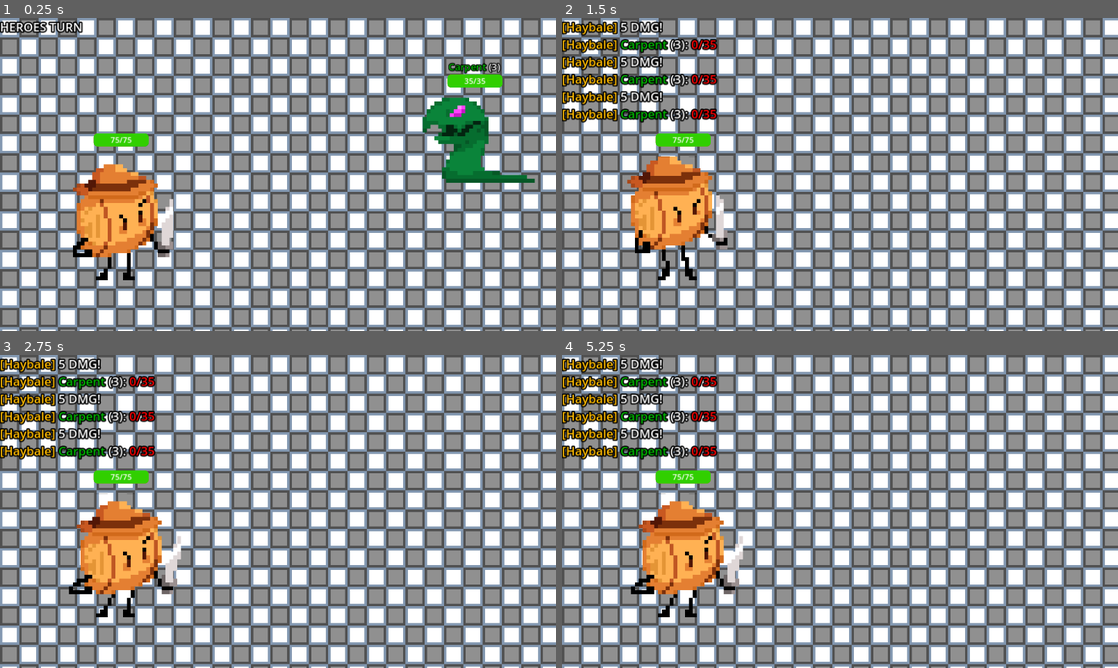
Above: before the commit, frames 1-4 (two rows, left to right).
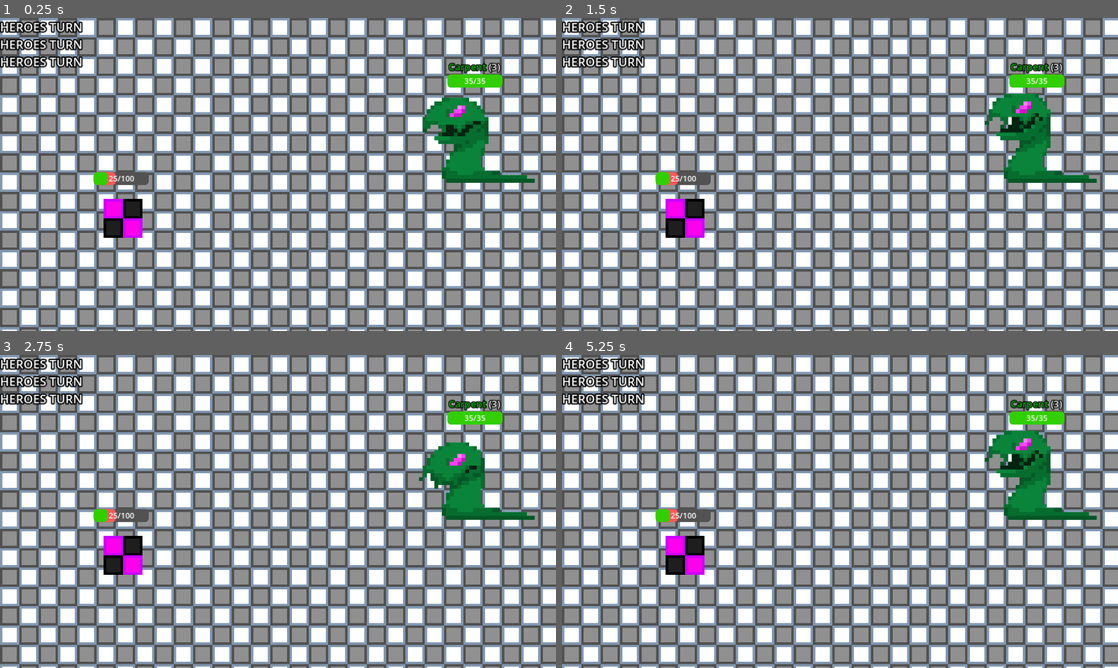
Above: after the commit, the same moments.

Repository: Neoloxal/CAMPQUESTGameYay
Game: Godot game, scene res://Scenes/main.tscn
Two runs of this game, one before a commit and one after it. Both use one fixed random seed, a clock stepped at 60 frames per second and the inputs below.
Inputs:
- Up to frame 1 (0.25 s): no input
- Up to frame 2 (1.5 s): tap Space (Use) at 0.6, 1.35 s
- Up to frame 3 (2.75 s): tap Space (Use) at 2.1 s
- Up to frame 4 (5.25 s): tap Enter at 2.75 s; tap Space (Use) every 0.75 s from 2.85 to 5.1 s

The runs differ from the first frame. In frame 1, 5.5% of the frame differs, in the area x 0-32%, y 6-84%; in frame 2, 12%; in frame 3, 12%; in frame 4, 12%, in the area x 0-97%, y 1-84%.
Error after the commit: Parse Error: Too many arguments for "new()" call. Expected at most 0 but received 1. (res://Scripts/character.gd:97)

Commit message:
forgor this

Diff:
--- /dev/null
+++ b/JSON/haybale.tres
@@ -0,0 +1,17 @@
+[gd_resource type="JSON" format=3 uid="uid://54sb1md8x7qg"]
+
+[resource]
+data = {
+"general": {
+"color": "#FFBB00",
+"name": "Haybale"
+},
+"health": {
+"maxhp": 75.0,
+"yoffset": -80.0
+},
+"stats": {
+"sharpess": 2.0,
+"strength": 4.0
+}
+}
--- a/Scenes/main.tscn
+++ b/Scenes/main.tscn
@@ -1,9 +1,10 @@
-[gd_scene load_steps=7 format=3 uid="uid://bfpagde5spc53"]
+[gd_scene load_steps=8 format=3 uid="uid://bfpagde5spc53"]
 
 [ext_resource type="PackedScene" uid="uid://cx40f8ch8fxc6" path="res://Scenes/character.tscn" id="1_gmnu1"]
 [ext_resource type="Script" path="res://Scripts/turnmanager.gd" id="1_xrpo4"]
 [ext_resource type="PackedScene" uid="uid://d13f2kth0avn7" path="res://Scenes/enemy.tscn" id="2_4np33"]
 [ext_resource type="Script" path="res://Scripts/character.gd" id="2_k3jyj"]
+[ext_resource type="JSON" uid="uid://54sb1md8x7qg" path="res://JSON/haybale.tres" id="4_fwdfi"]
 [ext_resource type="Texture2D" uid="uid://dctkbm0ajr5qe" path="res://texture/BG.png" id="4_v8ji5"]
 [ext_resource type="Script" path="res://Scripts/Chat.gd" id="5_ak64a"]
 
@@ -14,8 +15,7 @@
 [node name="Character" parent="." node_paths=PackedStringArray("Chat") groups=["Hero"] instance=ExtResource("1_gmnu1")]
 position = Vector2(255, 415)
 script = ExtResource("2_k3jyj")
-Name = "Haybale"
-SelfColor = "#FFBB00"
+ResourceJSON = ExtResource("4_fwdfi")
 Chat = NodePath("../Chat Layer/Chat")
 Yoffset = -80
 MaxHP = 75
--- a/Scripts/character.gd
+++ b/Scripts/character.gd
@@ -1,8 +1,9 @@
 extends Node2D
 
 @export_category("General")
-@export var Name = ""
-@export var SelfColor:String
+@export var ResourceJSON:JSON
+@onready var Name:String
+@onready var SelfColor:String
 @export var Chat: RichTextLabel
 @export_category("Health")
 @export var Yoffset = 0
@@ -61,6 +62,11 @@
 			return
 
 func _ready():
+	var ResourceJSONData = ResourceJSON.get_data()
+	Name = ResourceJSONData["general"]["name"]
+	SelfColor = ResourceJSONData["general"]["color"]
+	Chat.say(Name)
+
 	%Animator.play("{Name}Idle".format({"Name":Name}))
 
 	%Health.position.y += Yoffset
@@ -88,7 +94,7 @@
 func attackUI():
 	while not Input.is_action_just_pressed("Use"):
 		await get_tree().process_frame
-	basic_attack()
+	var attack = Moves.basic_attack.new(get_tree().get_first_node_in_group("Enemy"))
 	emit_signal("UIFinished")
 
 
--- a/Scripts/moves.gd
+++ b/Scripts/moves.gd
@@ -1,13 +1,41 @@
 extends Node
 
 class move:
-	func __init__(targets:Array, dmg:float):
+	func init_values(targets:Array, dmg:float, critChance:float) -> void:
 		var DMG = dmg
 		var TARGETS = targets
+		var CritChance = critChance
 
-	func use():
+	func get_crit() -> bool:
+		var isCrit = false
+		if Utils.rng.randi_range(0,100) <= self.CritChance:
+			isCrit = true
+		return isCrit
+
+	func clamp_dmg(dmg:int,target) -> int:
+		if dmg > target.HP:
+			dmg = target.HP
+		return dmg
+
+	func use() -> int:
 		for target in self.TARGETS:
 			target.HP -= self.DMG
+		return OK
 
 class basic_attack:
 	extends move
+
+	func __init__(target:Node, Strength:int, CritChance:float) -> void:
+		init_values([target], Strength, CritChance)
+
+		var TARGET = self.TARGETS
+
+	func _use():
+		if not self.TARGET.isDead:
+			var isCrit = get_crit()
+			self.DMG = self.DMG - (self.TARGET.Defense - 1)
+			if isCrit:
+				self.DMG *= 2
+			var realDMG = clamp_dmg(self.DMG,self.TARGET)
+			self.TARGET.HP -= realDMG
+			return OK
--- a/project.godot
+++ b/project.godot
@@ -18,6 +18,7 @@
 [autoload]
 
 Utils="*res://Scripts/Global/Utils.gd"
+Moves="*res://Scripts/moves.gd"
 
 [display]
 
